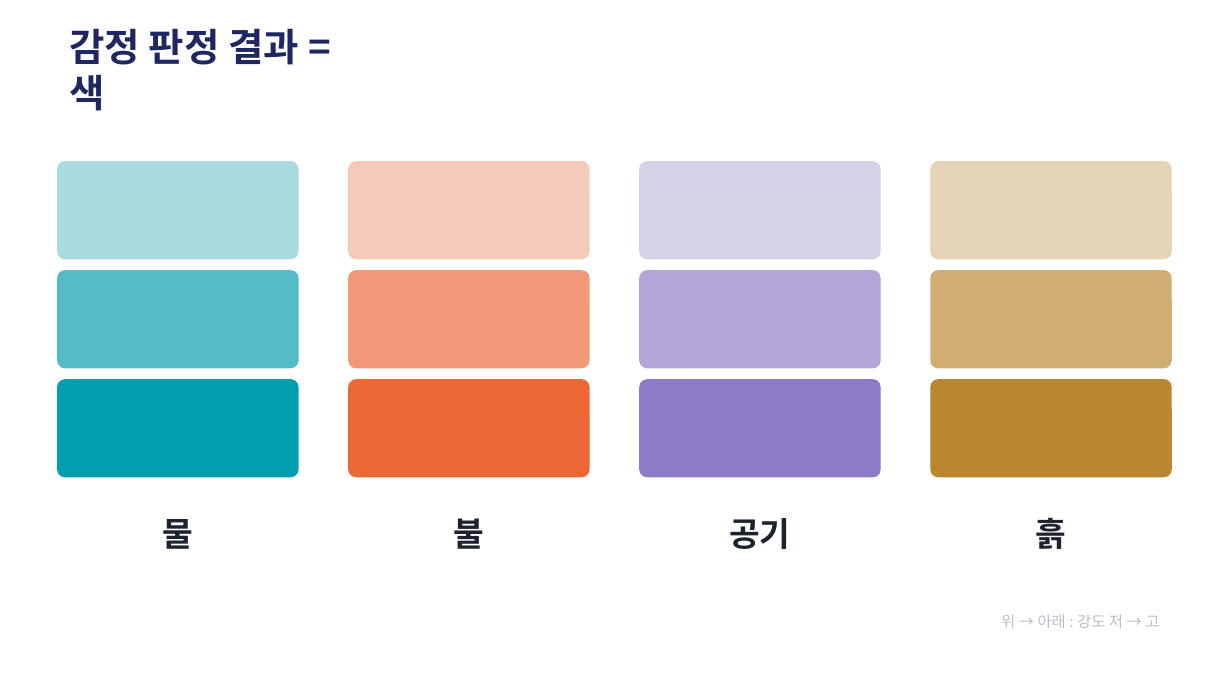
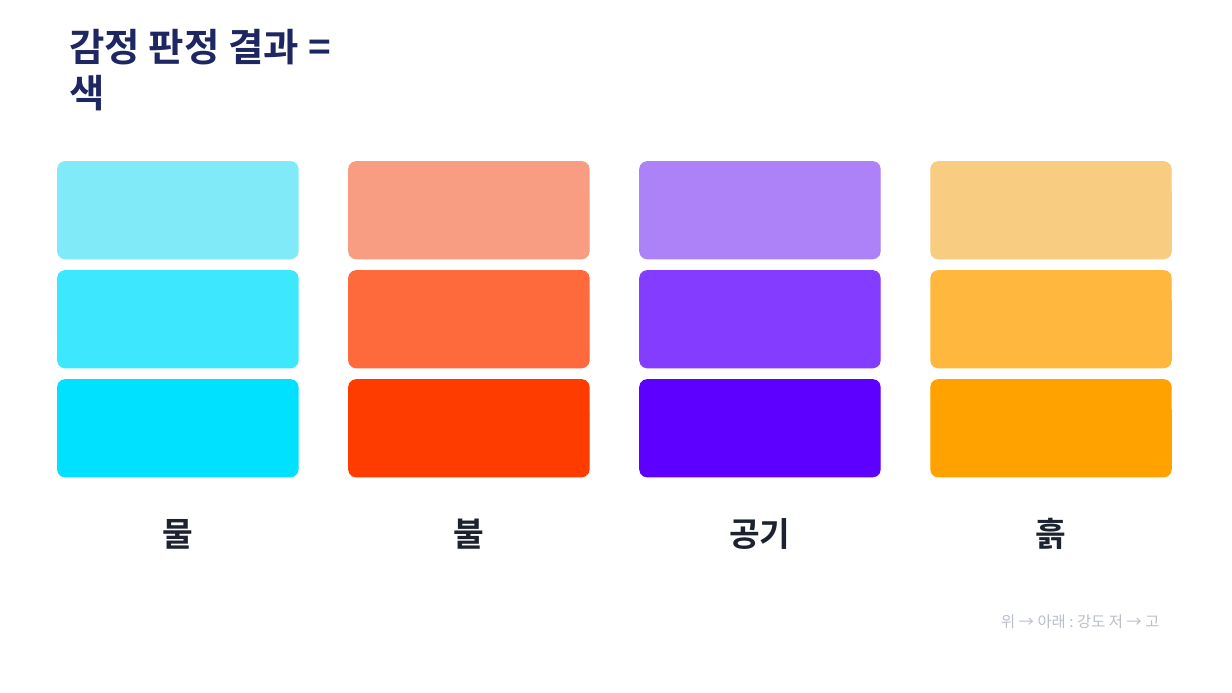
Before and after one commit to viewvision/art-grants-alert, a slide deck: slide 1 of references/figures/감정의인상_도해.pptx. Drawn at 1232x693 pixels with LibreOffice and Linux fonts; fonts in the diff are those of the drawing. Boxes give left, top, right and bottom in pixels: in the first picture for what was removed or moved away, otherwise in the second. Text is boxed around its words. In the diff, an @@ line names an element or a change of style, - is before the commit and + after.

```diff
--- a/references/figures/감정의인상_도해.pptx
+++ b/references/figures/감정의인상_도해.pptx
@@ rounded rectangle at [57,162,298,259]: fill #AADBDF to #81EAF8; outline #AADBDF 1 pt to #81EAF8 1 pt @@
@@ rounded rectangle at [348,162,589,259]: fill #F6CAB8 to #F89D81; outline #F6CAB8 1 pt to #F89D81 1 pt @@
@@ rounded rectangle at [640,162,880,259]: fill #D6D1E7 to #AD81F8; outline #D6D1E7 1 pt to #AD81F8 1 pt @@
@@ rounded rectangle at [931,162,1171,259]: fill #E5D4B6 to #F8CD81; outline #E5D4B6 1 pt to #F8CD81 1 pt @@
@@ rounded rectangle at [57,271,298,368]: fill #55BCC7 to #3DE8FF; outline #55BCC7 1 pt to #3DE8FF 1 pt @@
@@ rounded rectangle at [348,271,589,368]: fill #F29977 to #FF6A3D; outline #F29977 1 pt to #FF6A3D 1 pt @@
@@ rounded rectangle at [640,271,880,368]: fill #B1A6D7 to #843DFF; outline #B1A6D7 1 pt to #843DFF 1 pt @@
@@ rounded rectangle at [931,271,1171,368]: fill #CFAD73 to #FFB83D; outline #CFAD73 1 pt to #FFB83D 1 pt @@
@@ rounded rectangle at [57,380,298,477]: fill #009EB0 to #00E1FF; outline #009EB0 1 pt to #00E1FF 1 pt @@
@@ rounded rectangle at [348,380,589,477]: fill #EE6836 to #FF3C00; outline #EE6836 1 pt to #FF3C00 1 pt @@
@@ rounded rectangle at [640,380,880,477]: fill #8C7CC8 to #5E00FF; outline #8C7CC8 1 pt to #5E00FF 1 pt @@
@@ rounded rectangle at [931,380,1171,477]: fill #BA8630 to #FFA200; outline #BA8630 1 pt to #FFA200 1 pt @@
```
Also in this commit, not shown: 3 other files.
